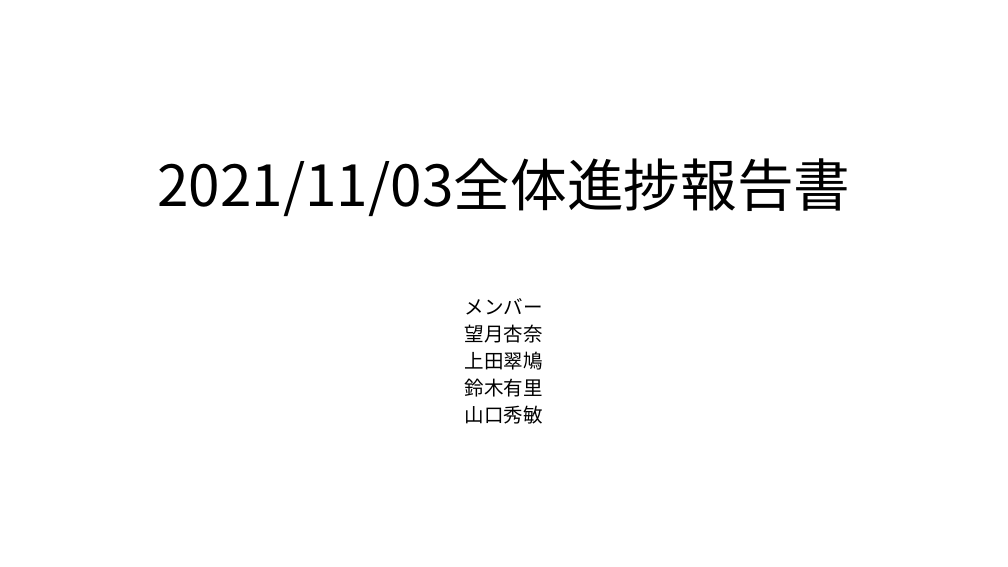
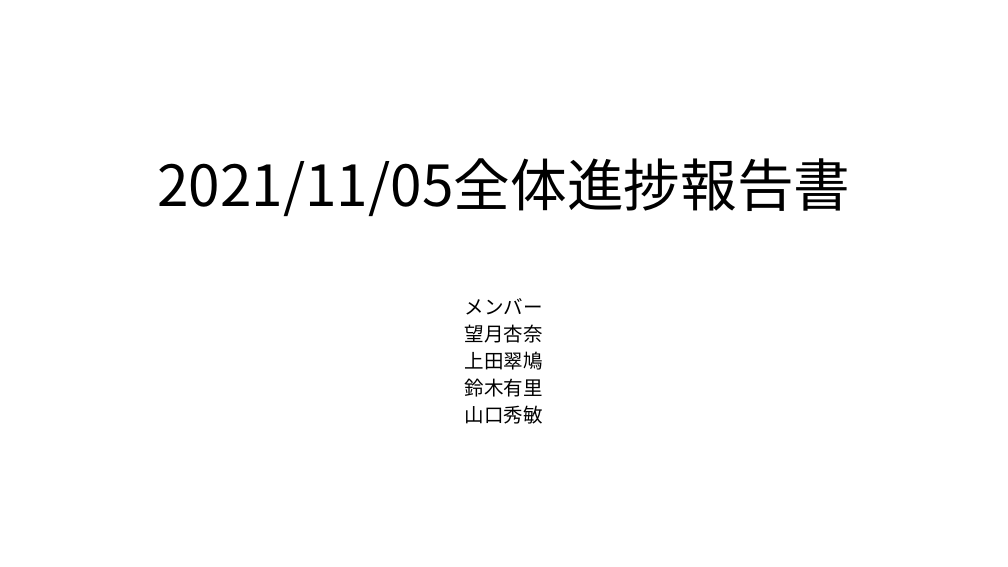
Before and after one commit to hatosableSAN/KTaNE-Expertingweb, a slide deck: slide 1 of docs/progress/group_progress/20211103グループ進捗報告.pptx. Drawn at 1008x567 pixels with LibreOffice and Linux fonts; fonts in the diff are those of the drawing. Boxes give left, top, right and bottom in pixels: in the first picture for what was removed or moved away, otherwise in the second. Text is boxed around its words. In the diff, an @@ line names an element or a change of style, - is before the commit and + after.

Commit message:
update:進捗報告書に本日の内容を追記しました

```diff
--- a/docs/progress/group_progress/20211103グループ進捗報告.pptx
+++ b/docs/progress/group_progress/20211103グループ進捗報告.pptx
@@ title at [157, 158, 850, 216]: text changed @@
-2021/11/03全体進捗報告書
+2021/11/05全体進捗報告書
```
Also in this commit, not shown: 2 other slides changed.
